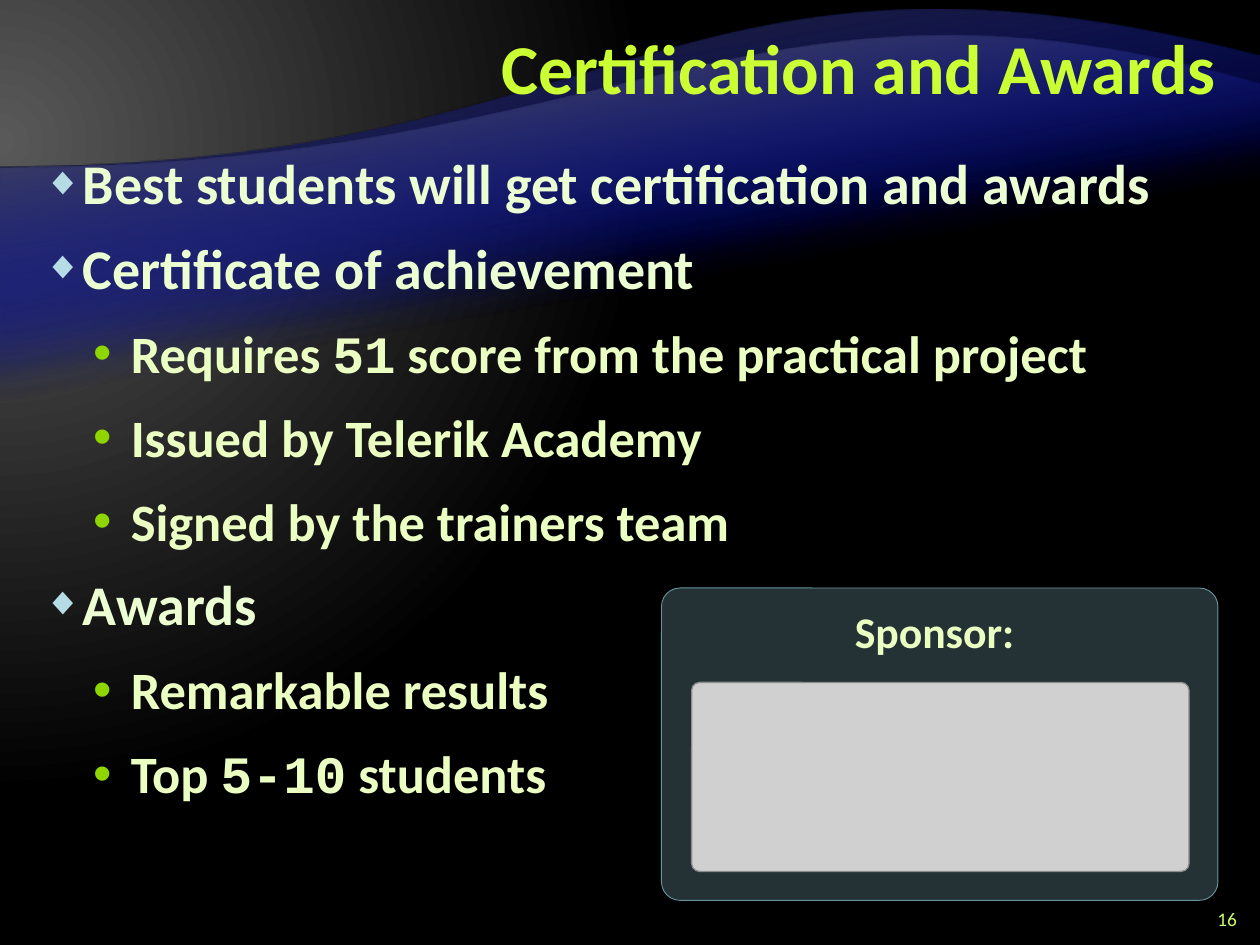
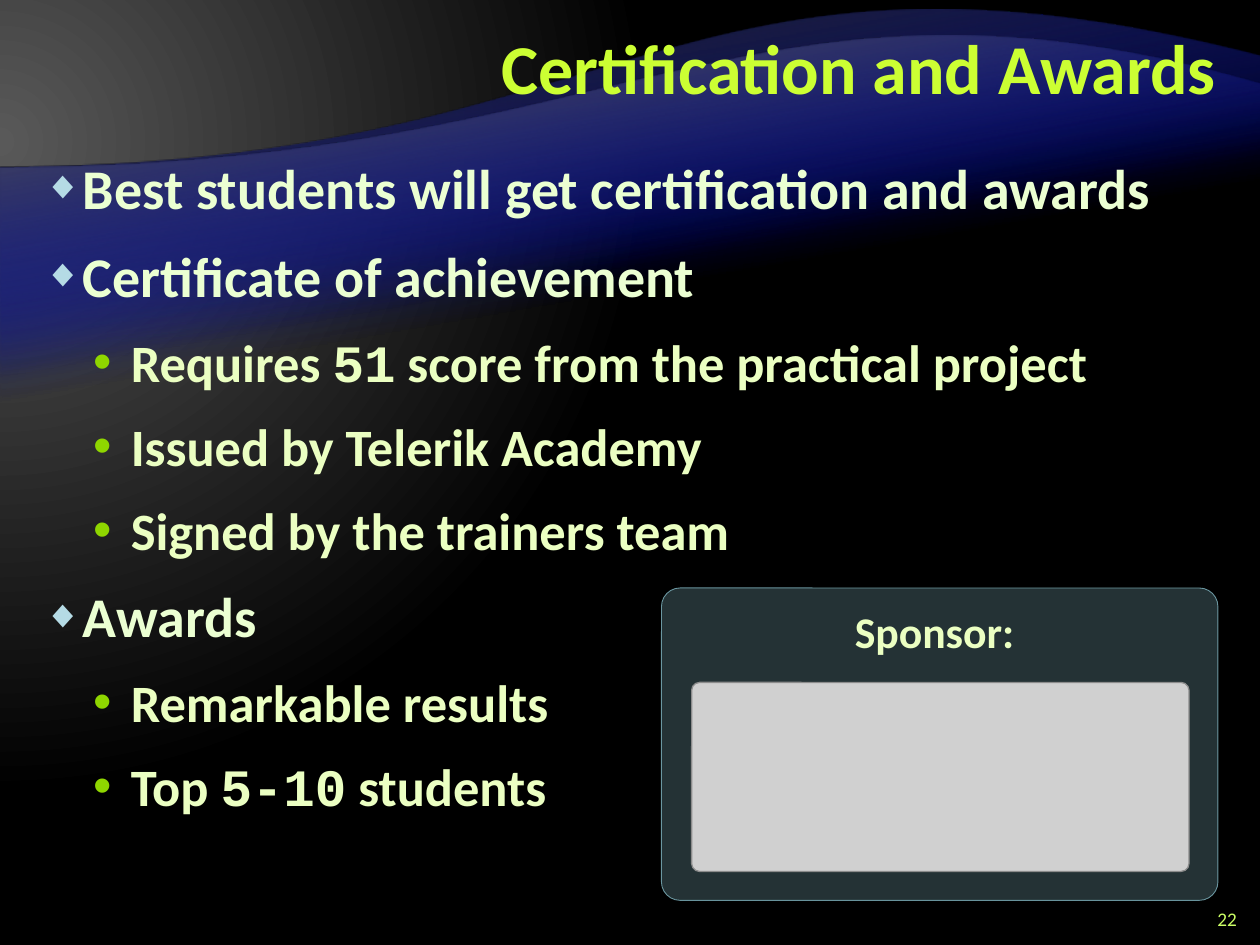
Before and after one commit to Graveheart/aspnetcourse, a slide deck: slide 22 of 2010/lectures/0. Course Introduction.pptx (slide 16 before the commit). Drawn at 1260x945 pixels with LibreOffice and Linux fonts; fonts in the diff are those of the drawing; grey boxes stand for pictures; background and template pictures are left out. Boxes give left, top, right and bottom in pixels: in the first picture for what was removed or moved away, otherwise in the second. Text is boxed around its words. In the diff, an @@ line names an element or a change of style, - is before the commit and + after.

Commit message:
added slides to the trainers section fixes to the formatting added Vesko and Shasho's pictures

```diff
--- a/2010/lectures/0. Course Introduction.pptx
+++ b/2010/lectures/0. Course Introduction.pptx
@@ text "Best students will get certification ..." at box(83, 162, 1150, 815): line spacing 36pt to 1 @@
@@ page number at box(1217, 913, 1236, 926): text changed @@
-16
+22
```
Also in this commit, not shown: 12 other slides changed, 6 slides added, 2 other files.
